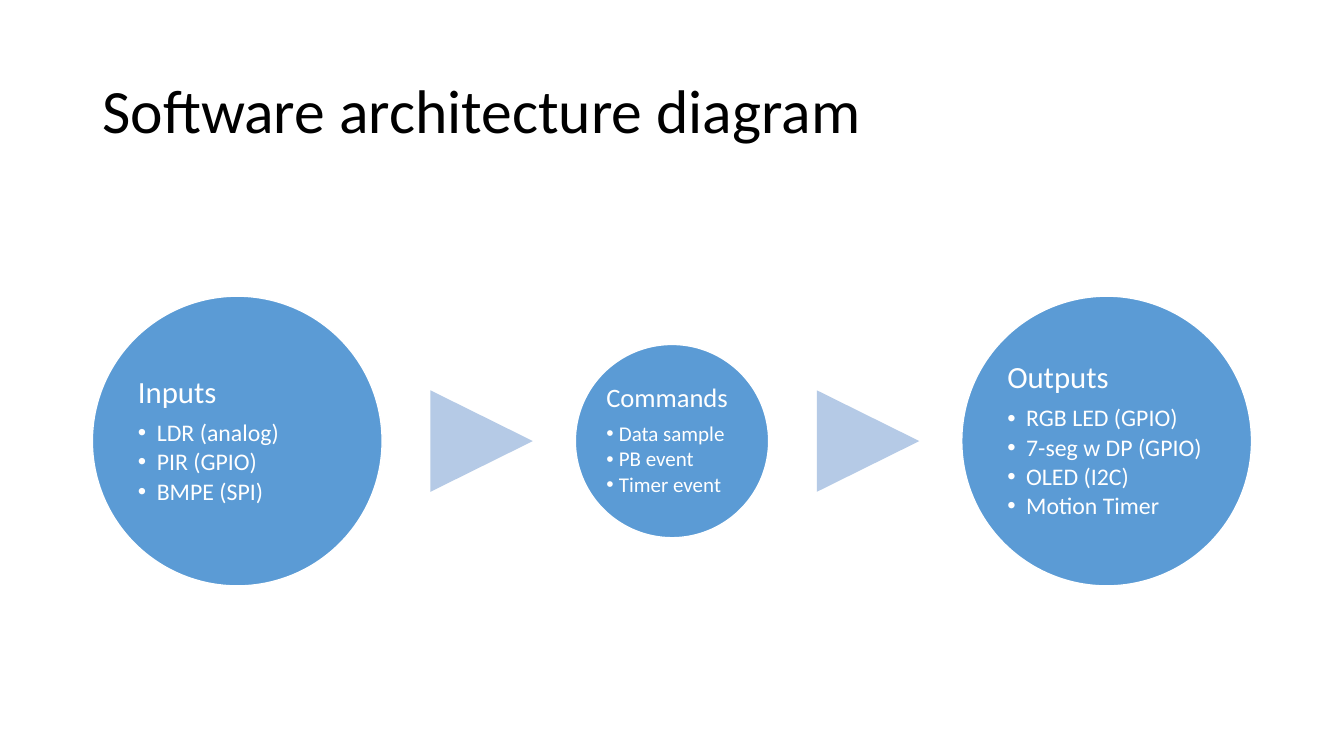
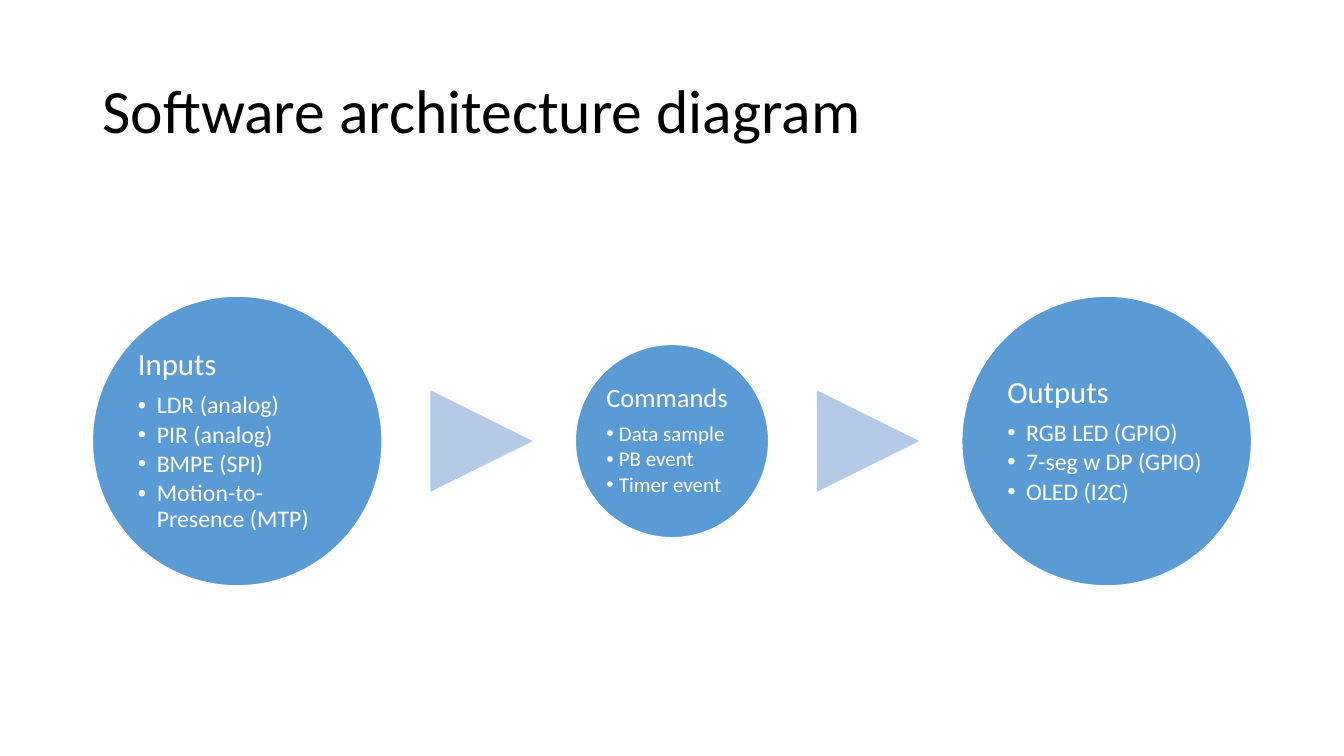
Before and after one commit to EmbeddedSystemClass/FinalProject5381, a slide deck: slide 10 of Final Project 5381.pptx (slide 9 before the commit). Drawn at 1344x756 pixels with LibreOffice and Linux fonts; fonts in the diff are those of the drawing. Boxes give left, top, right and bottom in pixels: in the first picture for what was removed or moved away, otherwise in the second. Text is boxed around its words. In the diff, an @@ line names an element or a change of style, - is before the commit and + after.

```diff
--- a/Final Project 5381.pptx
+++ b/Final Project 5381.pptx
@@ text at box(157, 426, 272, 447): text changed @@
-  •• PIR (GPIO)
+  •• PIR (analog)
@@ text at box(157, 484, 309, 530): paragraph added @@
+  •• Motion-to-Presence (MTP)
@@ text at box(1026, 497, 1159, 514): paragraph removed @@
-  •• Motion Timer
```
Also in this commit, not shown: 1 other slide changed, 2 slides added.
